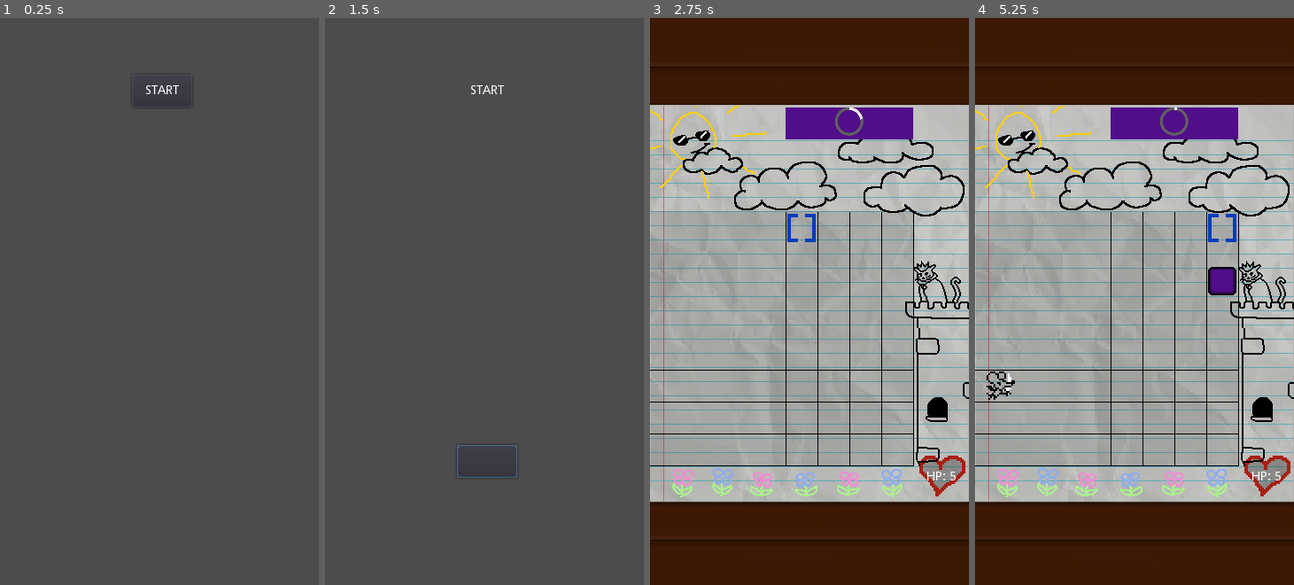
Above: before the commit, frames 1-4 (left to right).
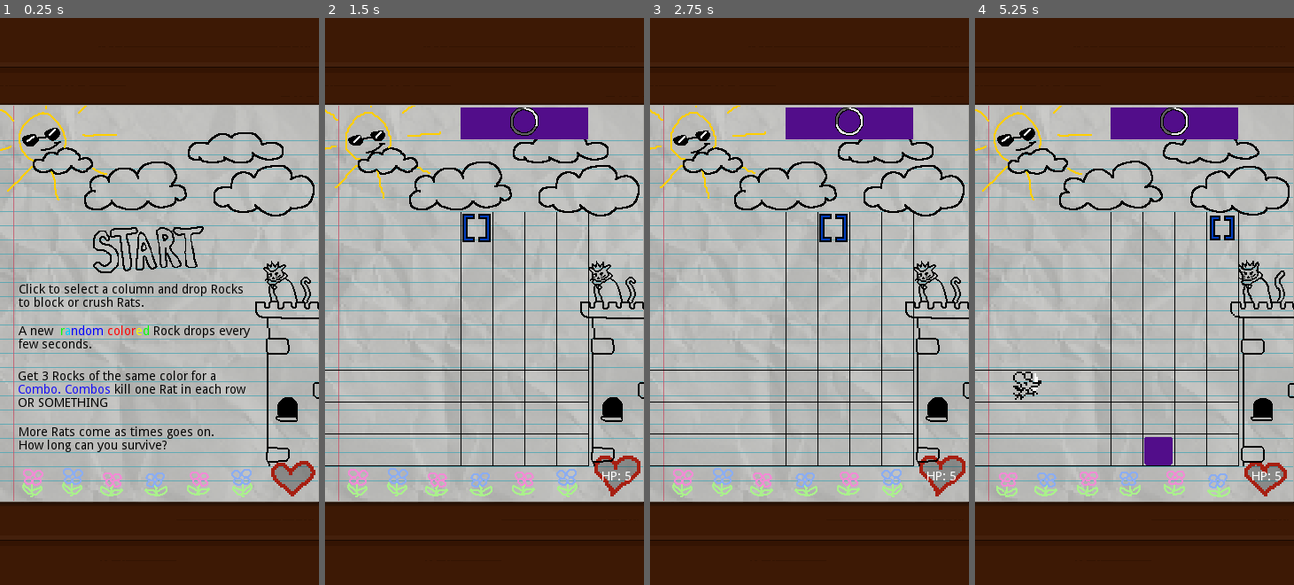
Above: after the commit, the same moments.

Repository: Sleeping-Robot-Games/Doodle-Defense
Game: Godot game, scene res://scenes/Start.tscn
Same seed, same stepped clock (60 frames per second), same inputs: the game is played once before the commit and once after it. This scene is started directly instead of the project's main scene.
Inputs (mouse positions are in pixels of both pictures, inside the frame that each line leads up to; where the layout moved, square brackets give the same spot in the first picture):
- Up to frame 1 (0.25 s): no input
- Up to frame 2 (1.5 s): click (478, 250) [487, 91] at 0.5 s; click (478, 341) at 1.27 s
- Up to frame 3 (2.75 s): click (831, 341) at 2.02 s
- Up to frame 4 (5.25 s): click (1128, 341) at 2.75 s; click (1156, 341) at 3.5 s; click (1191, 341) at 4.25 s; click (1223, 341) at 5 s

The runs differ from the first frame. In frame 1, 100% of the frame differs, in the area x 0-100%, y 0-100%; in frame 2, 100%; in frame 3, 0.5%; in frame 4, 4.4%.

Commit message:
add block shatter animation, start page and instructions

Diff:
--- a/scenes/Block.tscn
+++ b/scenes/Block.tscn
@@ -1,8 +1,9 @@
-[gd_scene load_steps=5 format=2]
+[gd_scene load_steps=8 format=2]
 
 [ext_resource path="res://assets/block_002.png" type="Texture" id=1]
 [ext_resource path="res://scripts/Block.gd" type="Script" id=2]
 [ext_resource path="res://assets/block_003.png" type="Texture" id=3]
+[ext_resource path="res://assets/block_shatter.png" type="Texture" id=4]
 
 [sub_resource type="SpriteFrames" id=1]
 animations = [ {
@@ -12,12 +13,54 @@
 "speed": 5.0
 } ]
 
+[sub_resource type="Animation" id=2]
+length = 0.001
+tracks/0/type = "value"
+tracks/0/path = NodePath("Sprite:frame")
+tracks/0/interp = 1
+tracks/0/loop_wrap = true
+tracks/0/imported = false
+tracks/0/enabled = true
+tracks/0/keys = {
+"times": PoolRealArray( 0 ),
+"transitions": PoolRealArray( 1 ),
+"update": 0,
+"values": [ 0 ]
+}
+
+[sub_resource type="Animation" id=3]
+resource_name = "shatter"
+length = 0.5
+tracks/0/type = "value"
+tracks/0/path = NodePath("Sprite:frame")
+tracks/0/interp = 1
+tracks/0/loop_wrap = true
+tracks/0/imported = false
+tracks/0/enabled = true
+tracks/0/keys = {
+"times": PoolRealArray( 0, 0.1, 0.2, 0.3, 0.4 ),
+"transitions": PoolRealArray( 1, 1, 1, 1, 1 ),
+"update": 1,
+"values": [ 0, 1, 2, 3, 4 ]
+}
+
 [node name="Block" type="Node2D" groups=["blocks"]]
 script = ExtResource( 2 )
 
 [node name="Sprite" type="AnimatedSprite" parent="."]
 frames = SubResource( 1 )
+frame = 1
 playing = true
+
+[node name="Sprite" type="Sprite" parent="Sprite"]
+texture = ExtResource( 4 )
+hframes = 4
+vframes = 2
+
+[node name="AnimationPlayer" type="AnimationPlayer" parent="Sprite/Sprite"]
+root_node = NodePath("../..")
+anims/RESET = SubResource( 2 )
+anims/shatter = SubResource( 3 )
 
 [node name="Tween" type="Tween" parent="."]
 
--- a/scenes/Enemy.tscn
+++ b/scenes/Enemy.tscn
@@ -20,7 +20,7 @@
 
 [sub_resource type="Animation" id=2]
 resource_name = "airHit"
-length = 0.2
+length = 0.4
 tracks/0/type = "value"
 tracks/0/path = NodePath(".:frame")
 tracks/0/interp = 1
@@ -28,15 +28,15 @@
 tracks/0/imported = false
 tracks/0/enabled = true
 tracks/0/keys = {
-"times": PoolRealArray( 0, 0.1 ),
-"transitions": PoolRealArray( 1, 1 ),
+"times": PoolRealArray( 0, 0.1, 0.2, 0.3 ),
+"transitions": PoolRealArray( 1, 1, 1, 1 ),
 "update": 1,
-"values": [ 8, 9 ]
+"values": [ 8, 24, 9, 25 ]
 }
 
 [sub_resource type="Animation" id=3]
 resource_name = "airMove"
-length = 0.2
+length = 0.4
 loop = true
 tracks/0/type = "value"
 tracks/0/path = NodePath(".:frame")
@@ -45,15 +45,15 @@
 tracks/0/imported = false
 tracks/0/enabled = true
 tracks/0/keys = {
-"times": PoolRealArray( 0, 0.1 ),
-"transitions": PoolRealArray( 1, 1 ),
+"times": PoolRealArray( 0, 0.1, 0.2, 0.3 ),
+"transitions": PoolRealArray( 1, 1, 1, 1 ),
 "update": 1,
-"values": [ 5, 6 ]
+"values": [ 5, 21, 6, 22 ]
 }
 
 [sub_resource type="Animation" id=4]
 resource_name = "groundHit"
-length = 0.2
+length = 0.4
 tracks/0/type = "value"
 tracks/0/path = NodePath(".:frame")
 tracks/0/interp = 1
@@ -61,15 +61,15 @@
 tracks/0/imported = false
 tracks/0/enabled = true
 tracks/0/keys = {
-"times": PoolRealArray( 0, 0.1 ),
-"transitions": PoolRealArray( 1, 1 ),
+"times": PoolRealArray( 0, 0.1, 0.2, 0.3 ),
+"transitions": PoolRealArray( 1, 1, 1, 1 ),
 "update": 1,
-"values": [ 3, 4 ]
+"values": [ 3, 19, 4, 20 ]
 }
 
 [sub_resource type="Animation" id=5]
 resource_name = "groundMove"
-length = 0.2
+length = 0.4
 loop = true
 tracks/0/type = "value"
 tracks/0/path = NodePath(".:frame")
@@ -78,10 +78,10 @@
 tracks/0/imported = false
 tracks/0/enabled = true
 tracks/0/keys = {
-"times": PoolRealArray( 0, 0.1 ),
-"transitions": PoolRealArray( 1, 1 ),
+"times": PoolRealArray( 0, 0.1, 0.2, 0.3 ),
+"transitions": PoolRealArray( 1, 1, 1, 1 ),
 "update": 1,
-"values": [ 0, 1 ]
+"values": [ 0, 16, 1, 17 ]
 }
 
 [node name="Enemy" type="Node2D" groups=["enemies"]]
--- a/scenes/Game.tscn
+++ b/scenes/Game.tscn
@@ -120,6 +120,7 @@
 texture = ExtResource( 5 )
 
 [node name="ColorRect" type="ColorRect" parent="Background"]
+visible = false
 margin_left = -179.0
 margin_top = -102.0
 margin_right = 118.0
@@ -132,65 +133,65 @@
 [node name="Doodles" type="AnimatedSprite" parent="Background"]
 position = Vector2( -144, 205 )
 frames = SubResource( 1 )
+frame = 1
 playing = true
 
 [node name="Flower2" type="AnimatedSprite" parent="Background/Doodles"]
 position = Vector2( 45, -1 )
 frames = SubResource( 2 )
+frame = 1
 playing = true
 
 [node name="Flower6" type="AnimatedSprite" parent="Background/Doodles"]
 position = Vector2( 238, 0 )
 frames = SubResource( 2 )
+frame = 1
 playing = true
 flip_h = true
 
 [node name="Flower3" type="AnimatedSprite" parent="Background/Doodles"]
 position = Vector2( 91, -1 )
 frames = SubResource( 3 )
-frame = 1
 playing = true
 
 [node name="Flower4" type="AnimatedSprite" parent="Background/Doodles"]
 position = Vector2( 139, -1 )
 frames = SubResource( 4 )
-frame = 1
 playing = true
 flip_h = true
 
 [node name="Flower5" type="AnimatedSprite" parent="Background/Doodles"]
 position = Vector2( 189, -2 )
 frames = SubResource( 5 )
-frame = 1
 playing = true
 
 [node name="Heart" type="AnimatedSprite" parent="Background/Doodles"]
 position = Vector2( 294, -13 )
 scale = Vector2( 2, 2 )
 frames = SubResource( 6 )
-frame = 2
+frame = 1
 playing = true
 
 [node name="Clouds" type="AnimatedSprite" parent="Background/Doodles"]
 position = Vector2( 144, -347 )
 frames = SubResource( 9 )
+frame = 1
 playing = true
 
 [node name="Sun" type="AnimatedSprite" parent="Background/Doodles"]
 position = Vector2( 25, -383 )
 frames = SubResource( 11 )
-frame = 1
 playing = true
 
 [node name="Cat" type="AnimatedSprite" parent="Background"]
 position = Vector2( 146, -30 )
 frames = SubResource( 7 )
-frame = 1
 playing = true
 
 [node name="Tower" type="AnimatedSprite" parent="Background"]
 position = Vector2( 148, 93 )
 frames = SubResource( 8 )
+frame = 1
 playing = true
 
 [node name="IncomingBlockColor" type="ColorRect" parent="."]
@@ -236,7 +237,6 @@
 position = Vector2( 171, 237 )
 scale = Vector2( 2, 2 )
 frames = SubResource( 10 )
-frame = 1
 playing = true
 
 [node name="Blocks" type="Node2D" parent="."]
@@ -361,13 +361,15 @@
 margin_bottom = 398.0
 color = Color( 0, 0, 0, 1 )
 
-[node name="HP" type="Label" parent="HUD"]
+[node name="HP" type="RichTextLabel" parent="HUD"]
 margin_left = 312.0
 margin_top = 511.0
-margin_right = 352.0
+margin_right = 357.0
 margin_bottom = 525.0
-custom_colors/font_color = Color( 1, 1, 1, 1 )
+bbcode_enabled = true
+bbcode_text = "[shake rate=10 level=2]HP: 5[/shake]"
 text = "HP: 5"
+scroll_active = false
 __meta__ = {
 "_edit_use_anchors_": false
 }
--- a/scenes/Start.tscn
+++ b/scenes/Start.tscn
@@ -1,29 +1,272 @@
-[gd_scene load_steps=2 format=2]
+[gd_scene load_steps=39 format=2]
 
 [ext_resource path="res://scripts/Start.gd" type="Script" id=1]
+[ext_resource path="res://assets/flower_001.png" type="Texture" id=2]
+[ext_resource path="res://assets/flower_006.png" type="Texture" id=3]
+[ext_resource path="res://assets/flower_002.png" type="Texture" id=4]
+[ext_resource path="res://assets/flower_004.png" type="Texture" id=5]
+[ext_resource path="res://assets/heart_001.png" type="Texture" id=6]
+[ext_resource path="res://assets/flower_005.png" type="Texture" id=7]
+[ext_resource path="res://assets/flower_003.png" type="Texture" id=8]
+[ext_resource path="res://assets/heart_002.png" type="Texture" id=9]
+[ext_resource path="res://assets/heart_003.png" type="Texture" id=10]
+[ext_resource path="res://assets/sun_002.png" type="Texture" id=11]
+[ext_resource path="res://assets/tower_001.png" type="Texture" id=12]
+[ext_resource path="res://assets/background.png" type="Texture" id=13]
+[ext_resource path="res://assets/sun_001.png" type="Texture" id=14]
+[ext_resource path="res://assets/cloud_001.png" type="Texture" id=15]
+[ext_resource path="res://assets/cloud_002.png" type="Texture" id=16]
+[ext_resource path="res://assets/tower_002.png" type="Texture" id=17]
+[ext_resource path="res://assets/Cat_002.png" type="Texture" id=18]
+[ext_resource path="res://assets/Cat_001.png" type="Texture" id=19]
+[ext_resource path="res://assets/startpressed_001.png" type="Texture" id=20]
+[ext_resource path="res://assets/startpressed_002.png" type="Texture" id=21]
+[ext_resource path="res://assets/start_002.png" type="Texture" id=22]
+[ext_resource path="res://assets/start_001.png" type="Texture" id=23]
+[ext_resource path="res://assets/starthover_002.png" type="Texture" id=24]
+[ext_resource path="res://assets/starthover_001.png" type="Texture" id=25]
+
+[sub_resource type="SpriteFrames" id=1]
+animations = [ {
+"frames": [ ExtResource( 2 ), ExtResource( 4 ) ],
+"loop": true,
+"name": "default",
+"speed": 5.0
+} ]
+
+[sub_resource type="SpriteFrames" id=2]
+animations = [ {
+"frames": [ ExtResource( 3 ), ExtResource( 7 ) ],
+"loop": true,
+"name": "default",
+"speed": 5.0
+} ]
+
+[sub_resource type="SpriteFrames" id=3]
+animations = [ {
+"frames": [ ExtResource( 8 ), ExtResource( 2 ) ],
+"loop": true,
+"name": "default",
+"speed": 5.0
+} ]
+
+[sub_resource type="SpriteFrames" id=4]
+animations = [ {
+"frames": [ ExtResource( 3 ), ExtResource( 5 ) ],
+"loop": true,
+"name": "default",
+"speed": 5.0
+} ]
+
+[sub_resource type="SpriteFrames" id=5]
+animations = [ {
+"frames": [ ExtResource( 8 ), ExtResource( 2 ) ],
+"loop": true,
+"name": "default",
+"speed": 5.0
+} ]
+
+[sub_resource type="SpriteFrames" id=6]
+animations = [ {
+"frames": [ ExtResource( 6 ), ExtResource( 9 ), ExtResource( 10 ) ],
+"loop": true,
+"name": "default",
+"speed": 5.0
+} ]
+
+[sub_resource type="SpriteFrames" id=7]
+animations = [ {
+"frames": [ ExtResource( 15 ), ExtResource( 16 ) ],
+"loop": true,
+"name": "default",
+"speed": 5.0
+} ]
+
+[sub_resource type="SpriteFrames" id=8]
+animations = [ {
+"frames": [ ExtResource( 14 ), ExtResource( 11 ) ],
+"loop": true,
+"name": "default",
+"speed": 5.0
+} ]
+
+[sub_resource type="SpriteFrames" id=9]
+animations = [ {
+"frames": [ ExtResource( 19 ), ExtResource( 18 ) ],
+"loop": true,
+"name": "default",
+"speed": 5.0
+} ]
+
+[sub_resource type="SpriteFrames" id=10]
+animations = [ {
+"frames": [ ExtResource( 12 ), ExtResource( 17 ) ],
+"loop": true,
+"name": "default",
+"speed": 5.0
+} ]
+
+[sub_resource type="AnimatedTexture" id=11]
+frames = 2
+frame_0/texture = ExtResource( 23 )
+frame_1/texture = ExtResource( 22 )
+frame_1/delay_sec = 0.0
+
+[sub_resource type="AnimatedTexture" id=12]
+frames = 2
+frame_0/texture = ExtResource( 20 )
+frame_1/texture = ExtResource( 21 )
+frame_1/delay_sec = 0.0
+
+[sub_resource type="AnimatedTexture" id=13]
+frames = 2
+frame_0/texture = ExtResource( 25 )
+frame_1/texture = ExtResource( 24 )
+frame_1/delay_sec = 0.0
 
 [node name="Start" type="Control"]
 script = ExtResource( 1 )
-
-[node name="Button" type="Button" parent="."]
-margin_left = 149.0
-margin_top = 64.0
-margin_right = 217.0
-margin_bottom = 101.0
-
-[node name="Tween" type="Tween" parent="."]
-
-[node name="Label" type="Label" parent="."]
-margin_left = 164.0
-margin_top = 75.0
-margin_right = 204.0
-margin_bottom = 89.0
-text = "START"
+__meta__ = {
+"_edit_use_anchors_": false
+}
+
+[node name="Background" type="Sprite" parent="."]
+position = Vector2( 180, 320 )
+texture = ExtResource( 13 )
+
+[node name="Doodles" type="AnimatedSprite" parent="Background"]
+position = Vector2( -144, 205 )
+frames = SubResource( 1 )
+playing = true
+
+[node name="Flower2" type="AnimatedSprite" parent="Background/Doodles"]
+position = Vector2( 45, -1 )
+frames = SubResource( 2 )
+playing = true
+
+[node name="Flower6" type="AnimatedSprite" parent="Background/Doodles"]
+position = Vector2( 238, 0 )
+frames = SubResource( 2 )
+playing = true
+flip_h = true
+
+[node name="Flower3" type="AnimatedSprite" parent="Background/Doodles"]
+position = Vector2( 91, -1 )
+frames = SubResource( 3 )
+frame = 1
+playing = true
+
+[node name="Flower4" type="AnimatedSprite" parent="Background/Doodles"]
+position = Vector2( 139, -1 )
+frames = SubResource( 4 )
+frame = 1
+playing = true
+flip_h = true
+
+[node name="Flower5" type="AnimatedSprite" parent="Background/Doodles"]
+position = Vector2( 189, -2 )
+frames = SubResource( 5 )
+frame = 1
+playing = true
+
+[node name="Heart" type="AnimatedSprite" parent="Background/Doodles"]
+position = Vector2( 294, -13 )
+scale = Vector2( 2, 2 )
+frames = SubResource( 6 )
+playing = true
+
+[node name="Clouds" type="AnimatedSprite" parent="Background/Doodles"]
+position = Vector2( 144, -347 )
+frames = SubResource( 7 )
+playing = true
+
+[node name="Sun" type="AnimatedSprite" parent="Background/Doodles"]
+position = Vector2( 25, -383 )
+frames = SubResource( 8 )
+playing = true
+
+[node name="Cat" type="AnimatedSprite" parent="Background"]
+position = Vector2( 146, -30 )
+frames = SubResource( 9 )
+frame = 1
+playing = true
+
+[node name="Tower" type="AnimatedSprite" parent="Background"]
+position = Vector2( 148, 93 )
+frames = SubResource( 10 )
+playing = true
+
+[node name="Button" type="TextureButton" parent="."]
+margin_left = 101.0
+margin_top = 230.0
+margin_right = 242.0
+margin_bottom = 291.0
+texture_normal = SubResource( 11 )
+texture_pressed = SubResource( 12 )
+texture_hover = SubResource( 13 )
+expand = true
+__meta__ = {
+"_edit_use_anchors_": false
+}
+
+[node name="Select Column" type="RichTextLabel" parent="."]
+margin_left = 21.0
+margin_top = 300.0
+margin_right = 288.0
+margin_bottom = 347.0
+custom_colors/default_color = Color( 0, 0, 0, 1 )
+bbcode_enabled = true
+bbcode_text = "[shake rate=10 level=2]Click to select a column and drop Rocks to block or crush Rats. [/shake]"
+text = "Click to select a column and drop Rocks to block or crush Rats. "
+scroll_active = false
+__meta__ = {
+"_edit_use_anchors_": false
+}
+
+[node name="Random Colored" type="RichTextLabel" parent="."]
+margin_left = 21.0
+margin_top = 347.0
+margin_right = 292.0
+margin_bottom = 409.0
+custom_colors/default_color = Color( 0, 0, 0, 1 )
+bbcode_enabled = true
+bbcode_text = "[shake rate=10 level=2]A new [rainbow freq=0.4 sat=10 val=20] random colored [/rainbow]Rock drops every few seconds. [/shake]"
+text = "A new  random colored Rock drops every few seconds. "
+__meta__ = {
+"_edit_use_anchors_": false
+}
+
+[node name="RichTextLabel3" type="RichTextLabel" parent="."]
+margin_left = 20.0
+margin_top = 398.0
+margin_right = 289.0
+margin_bottom = 443.0
+custom_colors/default_color = Color( 0, 0, 0, 1 )
+bbcode_enabled = true
+bbcode_text = "[shake rate=10 level=2]Get 3 Rocks of the same color for a [color=#160ff5]Combo. Combos[/color] kill one Rat in each row OR SOMETHING[/shake]"
+text = "Get 3 Rocks of the same color for a Combo. Combos kill one Rat in each row OR SOMETHING"
+scroll_active = false
+__meta__ = {
+"_edit_use_anchors_": false
+}
 
 [node name="Timer" type="Timer" parent="."]
 wait_time = 0.5
 one_shot = true
 
+[node name="RichTextLabel" type="RichTextLabel" parent="."]
+margin_left = 21.0
+margin_top = 461.0
+margin_right = 271.0
+margin_bottom = 501.0
+custom_colors/default_color = Color( 0, 0, 0, 1 )
+bbcode_enabled = true
+bbcode_text = "[shake rate=10 level=2]More Rats come as times goes on. How long can you survive?[/shake]"
+text = "More Rats come as times goes on. How long can you survive?"
+scroll_active = false
+__meta__ = {
+"_edit_use_anchors_": false
+}
+
 [connection signal="pressed" from="Button" to="." method="_on_Button_pressed"]
-[connection signal="tween_all_completed" from="Tween" to="." method="_on_Tween_tween_all_completed"]
 [connection signal="timeout" from="Timer" to="." method="_on_Timer_timeout"]
--- a/scripts/Start.gd
+++ b/scripts/Start.gd
@@ -2,13 +2,4 @@
 
 
 func _on_Button_pressed():
-	$Tween.interpolate_property($Button, "rect_position:y", 64, 512, 1, Tween.TRANS_LINEAR, Tween.EASE_IN_OUT)
-	$Tween.start()
-
-func _on_Tween_tween_all_completed():
-	# TODO: play dust animation
-	$Timer.start()
-
-
-func _on_Timer_timeout():
 	get_tree().change_scene("res://scenes/Game.tscn")
Binary file changed: assets/block_003.png
Binary file added: assets/block_shatter.png
Not shown, added: assets/block_shatter.png.import
Binary file changed: assets/ring.png
Binary file changed: assets/selector.png
Binary file changed: assets/selector2.png
Binary file added: assets/start_001.png
Not shown, added: assets/start_001.png.import
Binary file added: assets/start_002.png
Not shown, added: assets/start_002.png.import
Binary file added: assets/starthover_001.png
Not shown, added: assets/starthover_001.png.import
(and 6 more such lines)
